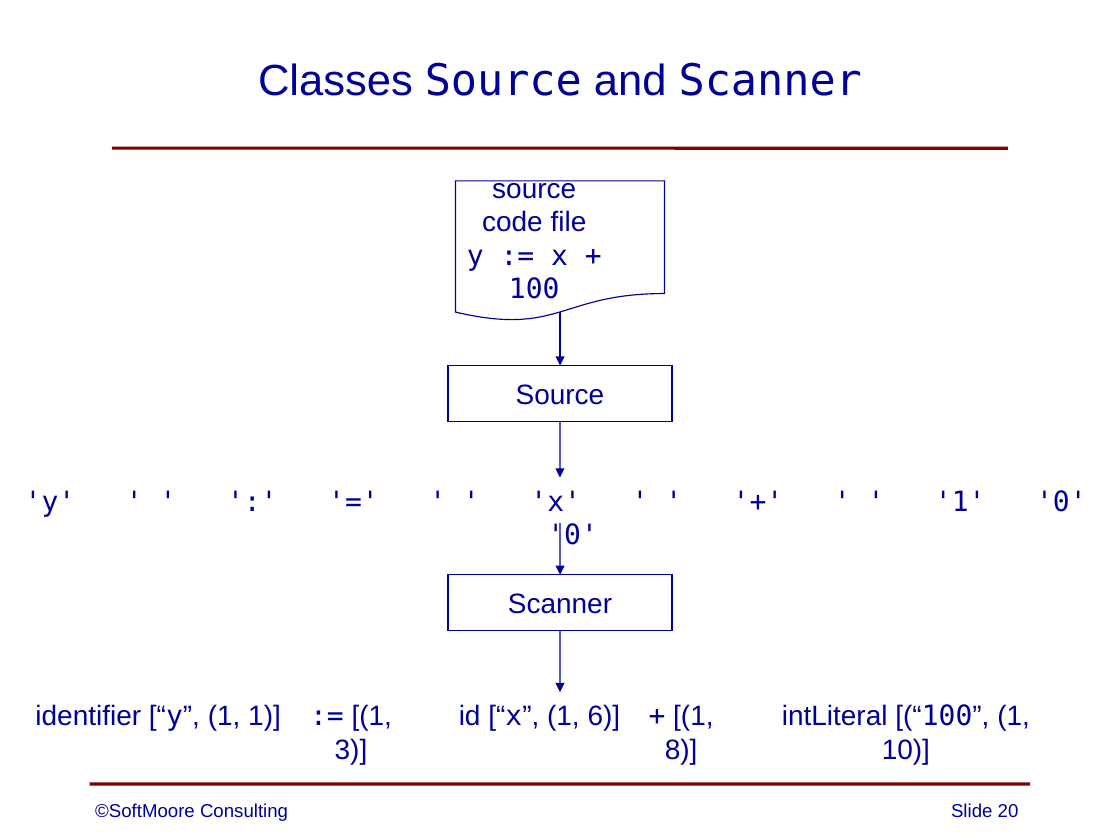
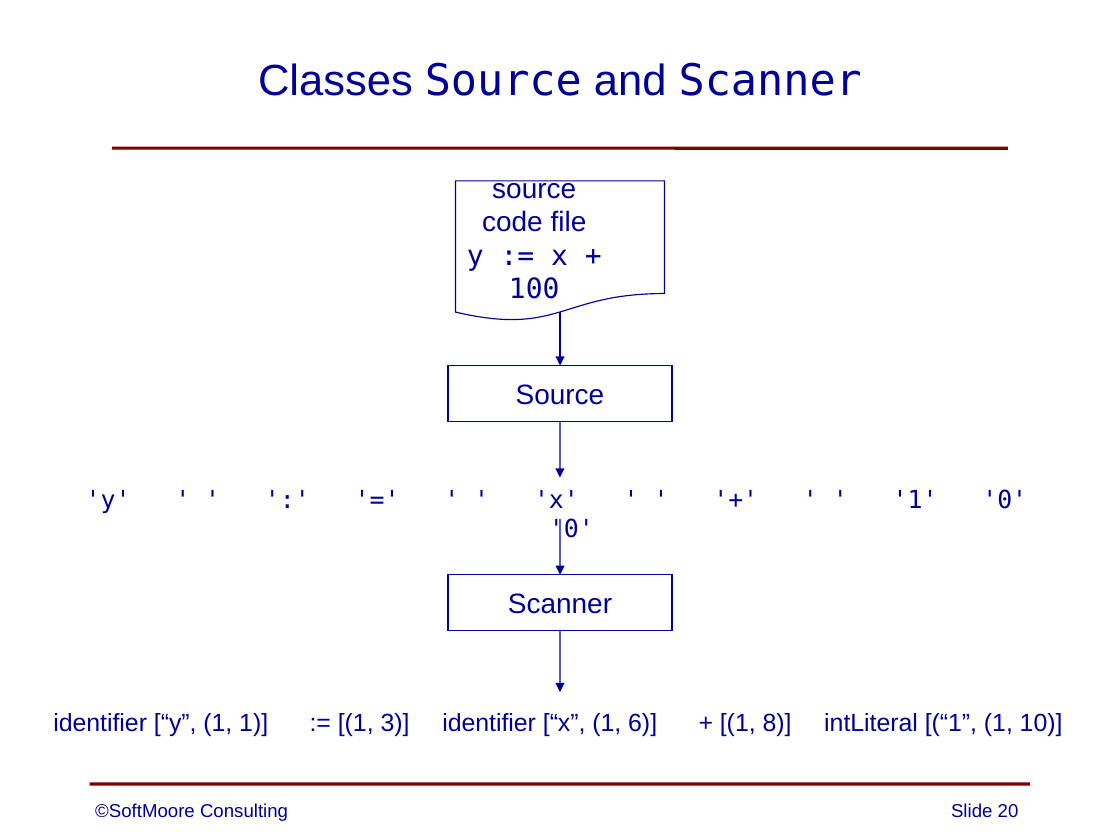
Before and after one commit to SoftMoore/CPRL-Java-3rd, a slide deck: slide 20 of PowerPoints/05 - Lexical Analysis.pptx. Drawn at 1120x840 pixels with LibreOffice and Linux fonts; fonts in the diff are those of the drawing. Boxes give left, top, right and bottom in pixels: in the first picture for what was removed or moved away, otherwise in the second. Text is boxed around its words. In the diff, an @@ line names an element or a change of style, - is before the commit and + after.

Commit message:
minor improvements to a couple of PowerPoint slides

```diff
--- a/PowerPoints/05 - Lexical Analysis.pptx
+++ b/PowerPoints/05 - Lexical Analysis.pptx
@@ text "'y' ' ' ':' '=' ...": place and size @@
-text "'y' ' ' ':' '=' ..." at [25,490,1087,517]
+text "'y' ' ' ':' '=' ..." at [86,489,1027,514]
@@ text "'y' ' ' ':' '=' ..." at [86,489,1027,514]: size 18 to 16 pt @@
@@ arrow moved from (560, 523) - (560, 575) to (560, 519) - (560, 575) @@
@@ text "identifier [“y”, (1, 1)]": place and size @@
-text "identifier [“y”, (1, 1)]" at [35,704,281,730]
+text "identifier [“y”, (1, 1)]" at [53,713,268,736]
@@ text "identifier [“y”, (1, 1)]" at [53,713,268,736]: size 18 to 16 pt; font DejaVu Sans Mono to Arial in "[“y”," @@
@@ text ":= [(1, 3)]": place and size @@
-text ":= [(1, 3)]" at [335,704,392,764]
+text ":= [(1, 3)]" at [338,713,410,736]
@@ text ":= [(1, 3)]" at [338,713,410,736]: size 18 to 16 pt; font DejaVu Sans Mono to Arial in ":=" @@
@@ text at [442,713,657,736]: text changed; size 18 to 16 pt @@
-id [“x”, (1, 6)]
+identifier [“x”, (1, 6)]
@@ text "+ [(1, 8)]": place and size @@
-text "+ [(1, 8)]" at [665,704,713,764]
+text "+ [(1, 8)]" at [720,713,792,736]
@@ text "+ [(1, 8)]" at [720,713,792,736]: size 18 to 16 pt; font DejaVu Sans Mono to Arial in "+" @@
@@ text at [824,713,1063,736]: text changed; size 18 to 16 pt @@
-intLiteral [(“100”, (1, 10)]
+intLiteral [(“1”, (1, 10)]
```
